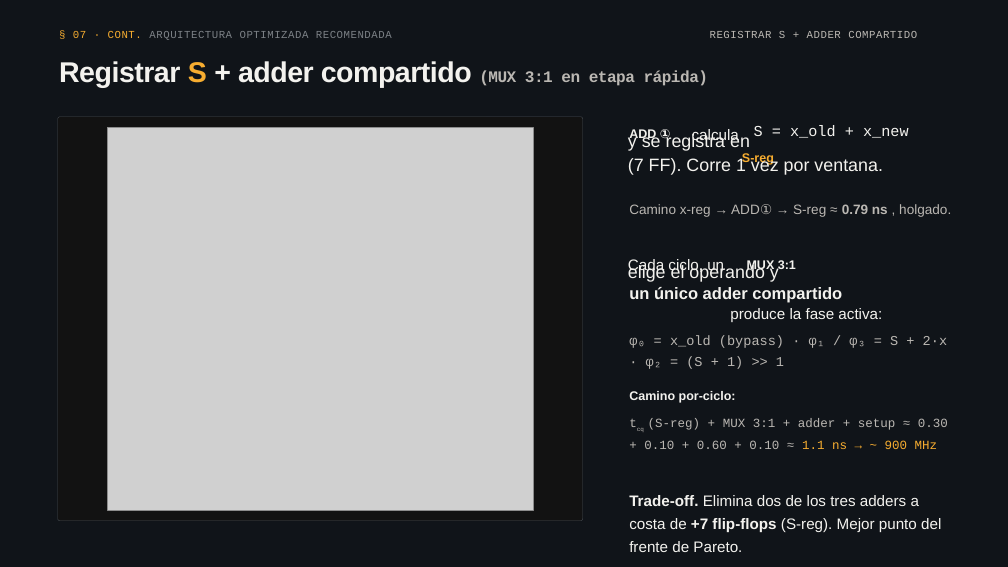
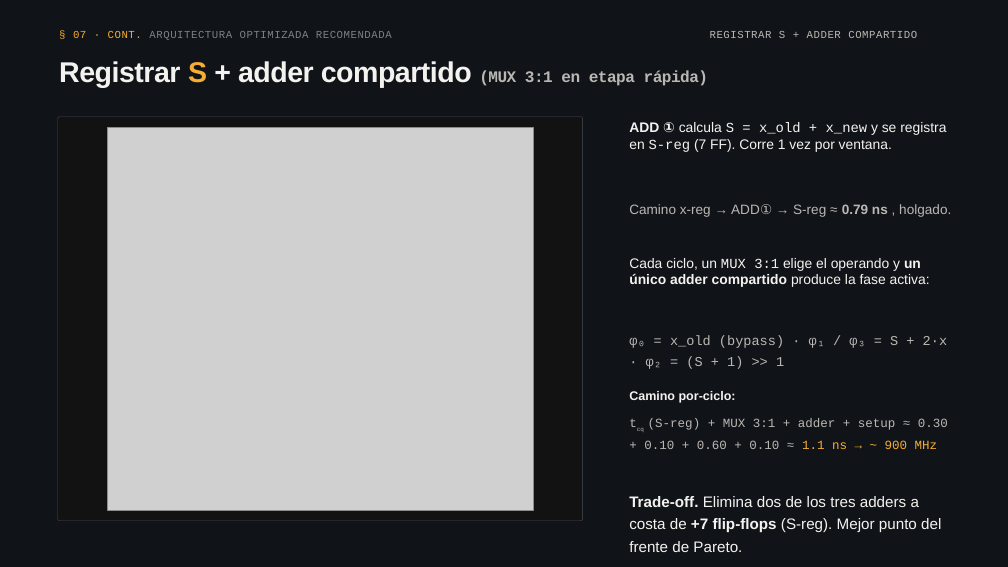
Before and after one commit to Mateodlcc/ICD, a slide deck: slide 12 of Digital/Presentacion.pptx. Drawn at 1008x567 pixels with LibreOffice and Linux fonts; fonts in the diff are those of the drawing; grey boxes stand for pictures. Boxes give left, top, right and bottom in pixels: in the first picture for what was removed or moved away, otherwise in the second. Text is boxed around its words. In the diff, an @@ line names an element or a change of style, - is before the commit and + after.

```diff
--- a/Digital/Presentacion.pptx
+++ b/Digital/Presentacion.pptx
@@ text removed at (628, 133, 750, 151) @@
-y se registra en
@@ text at (629, 122, 946, 152): text changed; size 25.5 to 19.8 pt @@
-(7 FF). Corre 1 vez por ventana.
+ADD ① calcula S = x_old + x_new y se registra en S-reg (7 FF). Corre 1 vez por ventana.
@@ text removed at (629, 128, 671, 142) @@
-ADD ①
@@ text removed at (692, 129, 739, 143) @@
-calcula
@@ text removed at (754, 125, 909, 138) @@
-S = x_old + x_new
@@ text removed at (742, 153, 774, 165) @@
-S-reg
@@ text removed at (628, 259, 703, 299) @@
-Cada ciclo, un
@@ text at (629, 258, 930, 287): text changed; size 25.5 to 19.8 pt @@
-elige el operando y
+Cada ciclo, un MUX 3:1 elige el operando y un único adder compartido produce la fase activa:
@@ text removed at (654, 262, 842, 303) @@
-un único adder compartido
@@ text removed at (747, 259, 796, 272) @@
-MUX 3:1
@@ text removed at (730, 308, 882, 322) @@
-produce la fase activa:
```
Also in this commit, not shown: 2 other slides changed.
